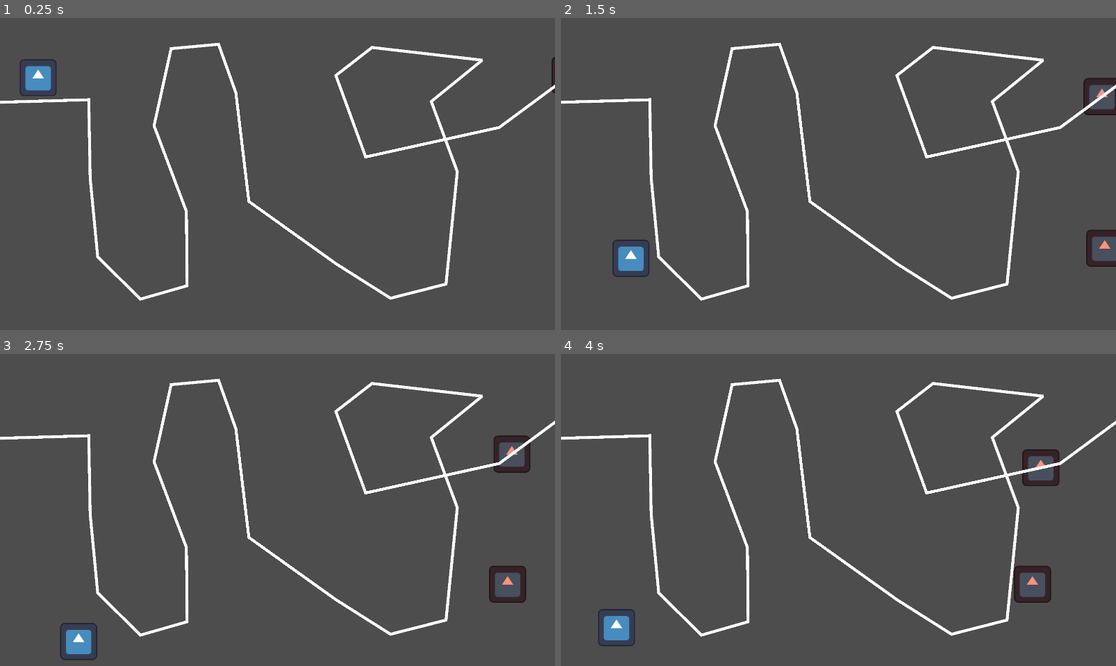
Above: before the commit, frames 1-4 (two rows, left to right).
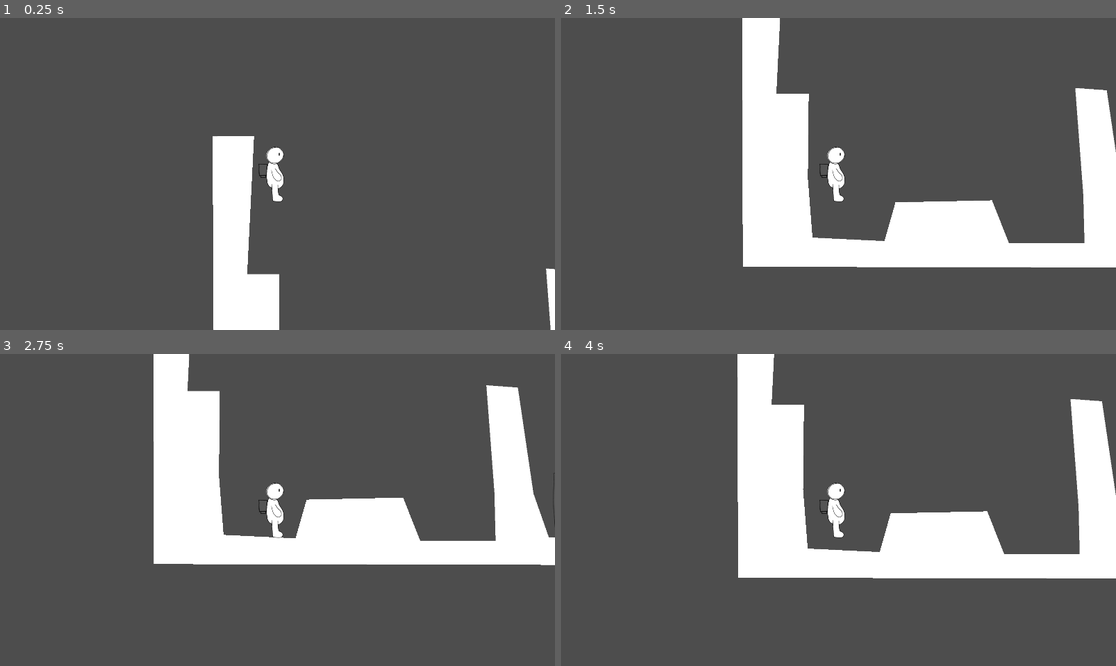
Above: after the commit, the same moments.

Repository: QuantumForgeGames/project-3
Game: Godot game, scene res://scenes/levels/test_level.tscn
Two runs of this game, one before a commit and one after it. Both use one fixed random seed, a clock stepped at 60 frames per second and the inputs below. Before the commit the project starts from res://main.tscn. The engine's default icon, where the game draws it, is replaced by a stand-in: a white triangle on a blue panel in a dark square.
Inputs:
- Up to frame 1 (0.25 s): no input
- Up to frame 2 (1.5 s): hold Right (ui_right) 0.53-1.28 s; hold Left (ui_left) from 1.28 s (still down)
- Up to frame 3 (2.75 s): release Left (ui_left) at 2.03 s; hold Right (ui_right) from 2.03 s (still down)
- Up to frame 4 (4 s): release Right (ui_right) at 2.78 s; hold Up (ui_up) 2.78-3.53 s; hold Left (ui_left) from 3.53 s (still down)

The runs differ from the first frame. In frame 1, 9.3% of the frame differs, in the area x 0-100%, y 7-100%; in frame 2, 22%; in frame 3, 22%, in the area x 0-100%, y 0-98%; in frame 4, 22%.

Commit message:
Temporary assets. Test level. Bot navigation. Door system.

Diff:
--- a/main.tscn
+++ b/main.tscn
@@ -15,10 +15,12 @@
 position = Vector2(132, 99)
 
 [node name="Enemy" parent="View" node_paths=PackedStringArray("move_line") instance=ExtResource("2_cvslk")]
+visible = false
 position = Vector2(2022, 270)
 move_line = NodePath("../Line2D")
 
 [node name="Enemy2" parent="View" instance=ExtResource("2_cvslk")]
+visible = false
 position = Vector2(2031, 797)
 
 [node name="WorldCollider_Floor" type="StaticBody2D" parent="View"]
--- a/project.godot
+++ b/project.godot
@@ -11,7 +11,7 @@
 [application]
 
 config/name="Project 3"
-run/main_scene="res://main.tscn"
+run/main_scene="res://scenes/levels/test_level.tscn"
 config/features=PackedStringArray("4.2", "GL Compatibility")
 config/icon="res://icon.svg"
 
@@ -20,6 +20,27 @@
 window/size/viewport_width=1920
 window/size/viewport_height=1080
 
+[input]
+
+move_left={
+"deadzone": 0.5,
+"events": [Object(InputEventKey,"resource_local_to_scene":false,"resource_name":"","device":-1,"window_id":0,"alt_pressed":false,"shift_pressed":false,"ctrl_pressed":false,"meta_pressed":false,"pressed":false,"keycode":0,"physical_keycode":65,"key_label":0,"unicode":97,"echo":false,"script":null)
+, Object(InputEventKey,"resource_local_to_scene":false,"resource_name":"","device":-1,"window_id":0,"alt_pressed":false,"shift_pressed":false,"ctrl_pressed":false,"meta_pressed":false,"pressed":false,"keycode":0,"physical_keycode":4194319,"key_label":0,"unicode":0,"echo":false,"script":null)
+]
+}
+move_right={
+"deadzone": 0.5,
+"events": [Object(InputEventKey,"resource_local_to_scene":false,"resource_name":"","device":-1,"window_id":0,"alt_pressed":false,"shift_pressed":false,"ctrl_pressed":false,"meta_pressed":false,"pressed":false,"keycode":0,"physical_keycode":68,"key_label":0,"unicode":100,"echo":false,"script":null)
+, Object(InputEventKey,"resource_local_to_scene":false,"resource_name":"","device":-1,"window_id":0,"alt_pressed":false,"shift_pressed":false,"ctrl_pressed":false,"meta_pressed":false,"pressed":false,"keycode":0,"physical_keycode":4194321,"key_label":0,"unicode":0,"echo":false,"script":null)
+]
+}
+move_up={
+"deadzone": 0.5,
+"events": [Object(InputEventKey,"resource_local_to_scene":false,"resource_name":"","device":-1,"window_id":0,"alt_pressed":false,"shift_pressed":false,"ctrl_pressed":false,"meta_pressed":false,"pressed":false,"keycode":0,"physical_keycode":87,"key_label":0,"unicode":119,"echo":false,"script":null)
+, Object(InputEventKey,"resource_local_to_scene":false,"resource_name":"","device":-1,"window_id":0,"alt_pressed":false,"shift_pressed":false,"ctrl_pressed":false,"meta_pressed":false,"pressed":false,"keycode":0,"physical_keycode":4194320,"key_label":0,"unicode":0,"echo":false,"script":null)
+]
+}
+
 [rendering]
 
 renderer/rendering_method="gl_compatibility"
--- /dev/null
+++ b/scenes/entities/bot/bot.gd
@@ -0,0 +1,35 @@
+extends CharacterBody2D
+
+var speed = 300
+var acceleration = 7
+var rng = RandomNumberGenerator.new()
+
+@export var new_position = Vector2()
+
+@onready var navigation_agent_2d = $NavigationAgent2D
+
+func _ready():
+	var random_x = rng.randf_range(0, 1000)
+	var random_y = rng.randf_range(0, 1000)
+	new_position = Vector2(random_x, random_y)
+
+func _physics_process(delta):
+	var direction = Vector3()
+
+	navigation_agent_2d.target_position = new_position
+
+	direction = navigation_agent_2d.get_next_path_position() - global_position
+	direction = direction.normalized()
+
+	velocity = velocity.lerp(direction * speed, acceleration * delta)
+
+	#print(diresction)
+	#print(new_position)
+
+	move_and_slide()
+
+
+func _on_timer_timeout():
+	var random_x = rng.randf_range(0, 1000)
+	var random_y = rng.randf_range(0, 1000)
+	new_position = Vector2(random_x, random_y)
--- /dev/null
+++ b/scenes/entities/bot/bot.tscn
@@ -0,0 +1,38 @@
+[gd_scene load_steps=5 format=3 uid="uid://ch8jtthg7hr7p"]
+
+[ext_resource type="Texture2D" uid="uid://ccfbv82a0x0fd" path="res://scenes/entities/bot/Bot.png" id="1_8j3yq"]
+[ext_resource type="Script" path="res://scenes/entities/bot/bot.gd" id="1_l7w6h"]
+
+[sub_resource type="CapsuleShape2D" id="CapsuleShape2D_qicln"]
+radius = 52.0
+height = 138.0
+
+[sub_resource type="CapsuleShape2D" id="CapsuleShape2D_pqxmp"]
+radius = 51.0
+height = 136.0
+
+[node name="Bot" type="CharacterBody2D"]
+position = Vector2(940, 502)
+script = ExtResource("1_l7w6h")
+
+[node name="CollisionShape2D" type="CollisionShape2D" parent="."]
+shape = SubResource("CapsuleShape2D_qicln")
+
+[node name="Sprite2D" type="Sprite2D" parent="."]
+scale = Vector2(0.25, 0.25)
+texture = ExtResource("1_8j3yq")
+
+[node name="NavigationAgent2D" type="NavigationAgent2D" parent="."]
+path_postprocessing = 1
+
+[node name="Timer" type="Timer" parent="."]
+process_callback = 0
+wait_time = 6.0
+autostart = true
+
+[node name="Area2D" type="Area2D" parent="." groups=["bot"]]
+
+[node name="CollisionShape2D" type="CollisionShape2D" parent="Area2D"]
+shape = SubResource("CapsuleShape2D_pqxmp")
+
+[connection signal="timeout" from="Timer" to="." method="_on_timer_timeout"]
--- a/scenes/entities/enemy/movement.gd
+++ b/scenes/entities/enemy/movement.gd
@@ -11,32 +11,32 @@
 
 func _ready () -> void:
 
-    if owner.move_line != null:
-        _process_func = _move_path
-        owner.global_position = owner.move_line.get_point_position(_current_point)
-        _current_point += 1
-    else:
-        _process_func = _move_scroll
+	if owner.move_line != null:
+		_process_func = _move_path
+		owner.global_position = owner.move_line.get_point_position(_current_point)
+		_current_point += 1
+	else:
+		_process_func = _move_scroll
 
 
 
 func _process (_delta_ :float) -> void:
-    _process_func.call(_delta_)
+	_process_func.call(_delta_)
 
 
 func _move_path (_delta_ :float) -> void:
-    if _current_point > owner.move_line.get_point_count(): owner.queue_free()
+	if _current_point > owner.move_line.get_point_count(): owner.queue_free()
 
-    var target = owner.move_line.get_point_position(_current_point)
-    if owner.global_position.distance_to(target) < _target_close_distance:
-        _current_point += 1
-        return
+	var target = owner.move_line.get_point_position(_current_point)
+	if owner.global_position.distance_to(target) < _target_close_distance:
+		_current_point += 1
+		return
 
-    owner.velocity = (target - owner.global_position).normalized() * SCROLL_SPEED * _delta_
-    owner.move_and_collide(owner.velocity)
+	owner.velocity = (target - owner.global_position).normalized() * SCROLL_SPEED * _delta_
+	owner.move_and_collide(owner.velocity)
 
 
 func _move_scroll (_delta_ :float) -> void:
-    if owner.global_position.x <= -100: owner.queue_free()
-    owner.velocity = Vector2.LEFT * SCROLL_SPEED * _delta_
-    owner.move_and_collide(owner.velocity)
+	if owner.global_position.x <= -100: owner.queue_free()
+	owner.velocity = Vector2.LEFT * SCROLL_SPEED * _delta_
+	owner.move_and_collide(owner.velocity)
--- /dev/null
+++ b/scenes/entities/player/Collision.gd
@@ -0,0 +1,18 @@
+extends Node
+
+
+# Called when the node enters the scene tree for the first time.
+func _ready():
+	pass # Replace with function body.
+
+
+func _on_area_2d_area_entered(area):
+	if area.is_in_group("bot"):
+		print("Collide")
+		get_tree().get_nodes_in_group("bot")[0].get_parent().queue_free()
+		get_tree().get_nodes_in_group("door")[0].set_door_open()
+		#get_parent().get_node("bot").queue_free()
+
+	# We need to kill the bot
+	# And the door needs to be opened.
+	# So we need to tell the level that the card has been collected.
--- a/scenes/entities/player/movement.gd
+++ b/scenes/entities/player/movement.gd
@@ -2,7 +2,7 @@
 
 
 # const GRAVITY = 500.0
-const GRAVITY        :float = 9.8 *10
+@export var  GRAVITY        :float = 9.8 *10
 const JETPACK_FORCE  :float = -300.0
 const MOVE_SPEED     :float = 200.0
 const MAX_FALL_SPEED :float = 500.0
@@ -12,19 +12,19 @@
 
 func _process (_delta_ :float) -> void:
 
-    var direction :float = 0.
-    if Input.is_action_pressed("ui_left"): direction -= 1
-    if Input.is_action_pressed("ui_right"): direction += 1
-    if Input.is_action_pressed("ui_up"): _is_jetpacking = true
-    else: _is_jetpacking = false
+	var direction :float = 0.
+	if Input.is_action_pressed("move_left"): direction -= 1
+	if Input.is_action_pressed("move_right"): direction += 1
+	if Input.is_action_pressed("move_up"): _is_jetpacking = true
+	else: _is_jetpacking = false
 
-    owner.velocity.x = direction * MOVE_SPEED
+	owner.velocity.x = direction * MOVE_SPEED
 
-    if not _is_jetpacking: owner.velocity.y += GRAVITY
-    else:                  owner.velocity.y = JETPACK_FORCE
+	if not _is_jetpacking: owner.velocity.y += GRAVITY
+	else:                  owner.velocity.y = JETPACK_FORCE
 
-    if owner.velocity.y > MAX_FALL_SPEED:
-        owner.velocity.y = MAX_FALL_SPEED
+	if owner.velocity.y > MAX_FALL_SPEED:
+		owner.velocity.y = MAX_FALL_SPEED
 
-    owner.move_and_slide()
-    if owner.is_on_floor(): _is_jetpacking = false
+	owner.move_and_slide()
+	if owner.is_on_floor(): _is_jetpacking = false
--- a/scenes/entities/player/player.tscn
+++ b/scenes/entities/player/player.tscn
@@ -1,23 +1,42 @@
-[gd_scene load_steps=4 format=3 uid="uid://cd36fbnt00w6x"]
+[gd_scene load_steps=6 format=3 uid="uid://cd36fbnt00w6x"]
 
 [ext_resource type="Script" path="res://scenes/entities/player/movement.gd" id="1_0rjib"]
-[ext_resource type="Texture2D" uid="uid://b0xjmvgxjrmet" path="res://icon.svg" id="2_t3bhu"]
+[ext_resource type="Texture2D" uid="uid://tgjjcr6ly2a3" path="res://scenes/entities/player/Character.png" id="2_7odd2"]
+[ext_resource type="Script" path="res://scenes/entities/player/Collision.gd" id="2_50ek1"]
 
-[sub_resource type="CircleShape2D" id="CircleShape2D_g7i4m"]
-radius = 70.89
+[sub_resource type="CapsuleShape2D" id="CapsuleShape2D_obvfc"]
+radius = 50.0
+height = 190.0
+
+[sub_resource type="CircleShape2D" id="CircleShape2D_krptl"]
+radius = 48.0
 
 [node name="Player" type="CharacterBody2D"]
 
 [node name="Collision" type="CollisionShape2D" parent="."]
-visible = false
-shape = SubResource("CircleShape2D_g7i4m")
+shape = SubResource("CapsuleShape2D_obvfc")
 
 [node name="Process" type="Node" parent="."]
 
 [node name="Movement" type="Node" parent="Process"]
 script = ExtResource("1_0rjib")
 
+[node name="Collision" type="Node" parent="Process"]
+script = ExtResource("2_50ek1")
+
 [node name="View" type="Node2D" parent="."]
 
 [node name="Sprite" type="Sprite2D" parent="View"]
-texture = ExtResource("2_t3bhu")
+position = Vector2(0, -21)
+scale = Vector2(0.5, 0.5)
+texture = ExtResource("2_7odd2")
+
+[node name="Camera2D" type="Camera2D" parent="."]
+
+[node name="Area2D" type="Area2D" parent="." groups=["player"]]
+
+[node name="CollisionShape2D" type="CollisionShape2D" parent="Area2D"]
+position = Vector2(45, -19)
+shape = SubResource("CircleShape2D_krptl")
+
+[connection signal="area_entered" from="Area2D" to="Process/Collision" method="_on_area_2d_area_entered"]
--- /dev/null
+++ b/scenes/levels/test_level.gd
@@ -0,0 +1,10 @@
+extends Node2D
+
+
+@onready var collision_polygon_2d: CollisionPolygon2D = $StaticBody2D/CollisionPolygon2D
+@onready var polygon_2d: Polygon2D = $StaticBody2D/CollisionPolygon2D/Polygon2D
+
+@export var bot: CharacterBody2D
+
+func _ready():
+	polygon_2d.polygon = collision_polygon_2d.polygon
--- /dev/null
+++ b/scenes/levels/test_level.tscn
@@ -0,0 +1,37 @@
+[gd_scene load_steps=6 format=3 uid="uid://bab87cxrl5fpb"]
+
+[ext_resource type="PackedScene" uid="uid://cd36fbnt00w6x" path="res://scenes/entities/player/player.tscn" id="1_42q2n"]
+[ext_resource type="Script" path="res://scenes/levels/test_level.gd" id="1_mpwqe"]
+[ext_resource type="PackedScene" uid="uid://ch8jtthg7hr7p" path="res://scenes/entities/bot/bot.tscn" id="3_x7lk7"]
+[ext_resource type="PackedScene" uid="uid://bdq5du7k4xhrj" path="res://scenes/objects/door/door.tscn" id="4_r5k2g"]
+
+[sub_resource type="NavigationPolygon" id="NavigationPolygon_c2sp3"]
+vertices = PackedVector2Array(1074, 784, 336, 769, 341, 51, 1097, 367, 3122, 70, 2130, 381, 2451, 895, 3147, 792, 2762, 920)
+polygons = Array[PackedInt32Array]([PackedInt32Array(0, 1, 2, 3), PackedInt32Array(3, 2, 4, 5), PackedInt32Array(6, 5, 4, 7, 8)])
+outlines = Array[PackedVector2Array]([PackedVector2Array(326, 779, 1084, 795, 1106, 377, 2124, 391, 2446, 905, 2762, 931, 3158, 799, 3132, 61, 332, 41)])
+source_geometry_group_name = &"navigation_polygon_source_group"
+
+[node name="TestLevel" type="Node2D" node_paths=PackedStringArray("bot")]
+script = ExtResource("1_mpwqe")
+bot = NodePath("Bot")
+
+[node name="Door" parent="." instance=ExtResource("4_r5k2g")]
+position = Vector2(1494, 851)
+
+[node name="StaticBody2D" type="StaticBody2D" parent="."]
+
+[node name="CollisionPolygon2D" type="CollisionPolygon2D" parent="StaticBody2D"]
+position = Vector2(-30, -193)
+polygon = PackedVector2Array(172, 194, 148, 673, 260, 673, 257, 966, 273, 1171, 522, 1183, 560, 1049, 894, 1042, 953, 1191, 1214, 1191, 1210, 1025, 1182, 653, 1291, 661, 1345, 1028, 1398, 1179, 1656, 1192, 1639, 780, 1807, 773, 1811, 622, 2030, 644, 2036, 841, 2428, 1173, 2802, 1197, 2996, 1124, 3280, 1118, 3465, 1184, 3927, 1203, 3863, 199, 4031, 195, 4037, 1280, 32, 1272, 29, 195)
+
+[node name="Polygon2D" type="Polygon2D" parent="StaticBody2D/CollisionPolygon2D"]
+
+[node name="Player" parent="." instance=ExtResource("1_42q2n")]
+position = Vector2(223, 25)
+floor_constant_speed = true
+
+[node name="NavigationRegion2D" type="NavigationRegion2D" parent="."]
+navigation_polygon = SubResource("NavigationPolygon_c2sp3")
+
+[node name="Bot" parent="." instance=ExtResource("3_x7lk7")]
+position = Vector2(1922, 204)
--- /dev/null
+++ b/scenes/objects/door/door.gd
@@ -0,0 +1,18 @@
+extends Node2D
+
+var is_opened = false
+@onready var sprite_2d = $Sprite2D2
+
+
+# Called when the node enters the scene tree for the first time.
+func _ready():
+	pass # Replace with function body.
+
+
+func set_door_open():
+	is_opened = true
+
+# Called every frame. 'delta' is the elapsed time since the previous frame.
+func _process(_delta):
+	if is_opened == true:
+		sprite_2d.visible = true
--- /dev/null
+++ b/scenes/objects/door/door.tscn
@@ -0,0 +1,17 @@
+[gd_scene load_steps=4 format=3 uid="uid://bdq5du7k4xhrj"]
+
+[ext_resource type="Texture2D" uid="uid://5isa6depy845" path="res://scenes/objects/door/Door_Closed.png" id="1_tcb4v"]
+[ext_resource type="Script" path="res://scenes/objects/door/door.gd" id="1_tp7oc"]
+[ext_resource type="Texture2D" uid="uid://de2c4w788qgms" path="res://scenes/objects/door/Door_Opened.png" id="3_1ybpg"]
+
+[node name="Door" type="Node2D" groups=["door"]]
+script = ExtResource("1_tp7oc")
+
+[node name="Sprite2D" type="Sprite2D" parent="."]
+scale = Vector2(0.5, 0.5)
+texture = ExtResource("1_tcb4v")
+
+[node name="Sprite2D2" type="Sprite2D" parent="."]
+visible = false
+scale = Vector2(0.5, 0.5)
+texture = ExtResource("3_1ybpg")
Binary file added: scenes/entities/bot/Bot.png
Not shown: 1 places in scenes/entities/enemy/enemy.tscn that only renumber resources
Binary file added: scenes/entities/player/Character.png
Binary file added: scenes/objects/door/Door_Closed.png
Binary file added: scenes/objects/door/Door_Opened.png
